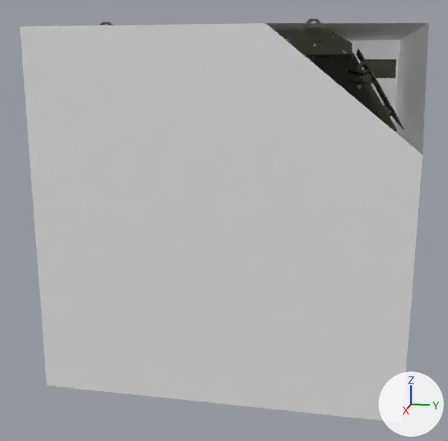
Before and after pictures for a commit that changed the Blender file tools/source_models/zmiy_logistic/zmiy_logistic.blend.
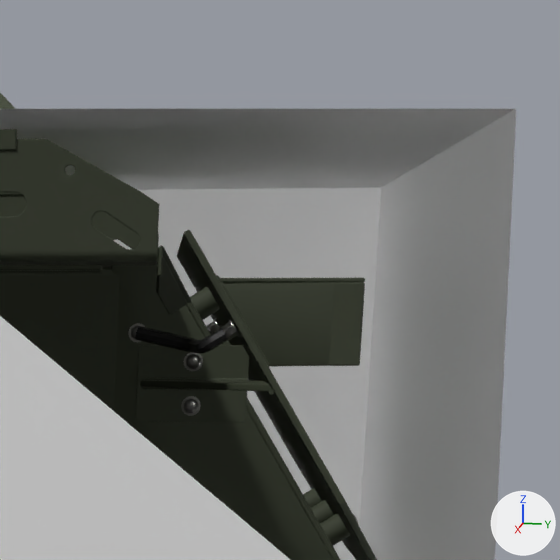
Each version appears first whole from a 50 mm lens placed at (4.03, 0.66, 0.8), pointed at (0.08, -0.13, -0.19), and next in a close-up on the part from 71% to 98% of the width and 0% to 27% of the height. The lights are fixed; the arrows at lower right show +X, +Y and +Z. The first two pictures are the older version. Everything nearer to the camera than a plane just in front of the edit is cut away.

Objects in the first close-up: 'Cube', 'Deck', 'FrontGuard', 'Hull', 'Nose'.
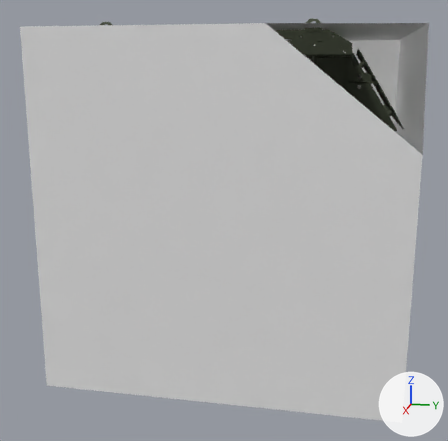
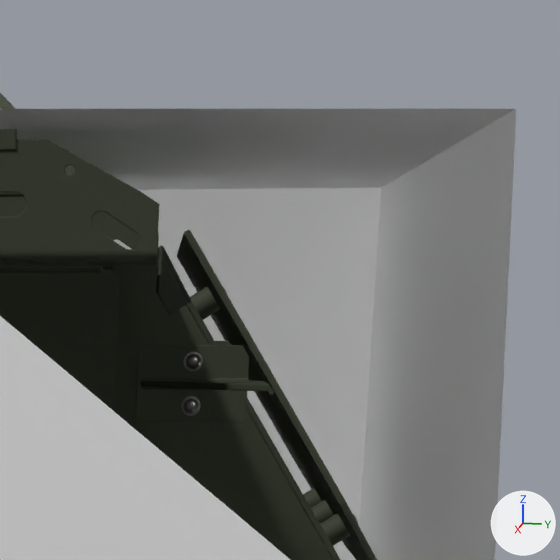
What differs and where, as boxes (x1, y1, x2, y2) in the close-ups (560 x 560 px):
part 1 of me_frontguard, deleted
    before: (135, 275, 365, 367)

Patch to the scene script:
```diff
--- a/tools/source_models/zmiy_logistic/zmiy_logistic.blend.py
+++ b/tools/source_models/zmiy_logistic/zmiy_logistic.blend.py
@@ me_frontguard @@
 # used by ob_frontguard; parent = ob_zmiy_logistic; location = (0.0, 0.815, 0.677)
-me_frontguard.from_pydata(...)  # 3136 vertices, 5860 faces; spans x -0.615..0.615, y -0.181..0.138, z -0.208..0.215
+me_frontguard.from_pydata(...)  # 1508 vertices, 2820 faces; spans x -0.615..0.615, y -0.177..0.138, z -0.208..0.215
+# me_frontguard part 1: 40 loose pieces with 1628 vertices, spanning x -0.598..0.598, y -0.181..0.066, z 0.065..0.166, are deleted
 me_frontguard.materials.append(mat_zmiy_paint_olive)
 me_frontguard.materials.append(mat_zmiy_bolt_zinc)
-me_frontguard.materials.append(mat_zmiy_tube_black)  # black #1a1a1a
-me_frontguard.materials.append(mat_zmiy_plastic_black)  # black #1e1f1c
-me_frontguard.materials.append(mat_zmiy_lens_clear)  # light grey #c2c6be
-me_frontguard.materials.append(mat_zmiy_lens_ir)  # black #1c0f0e
```
